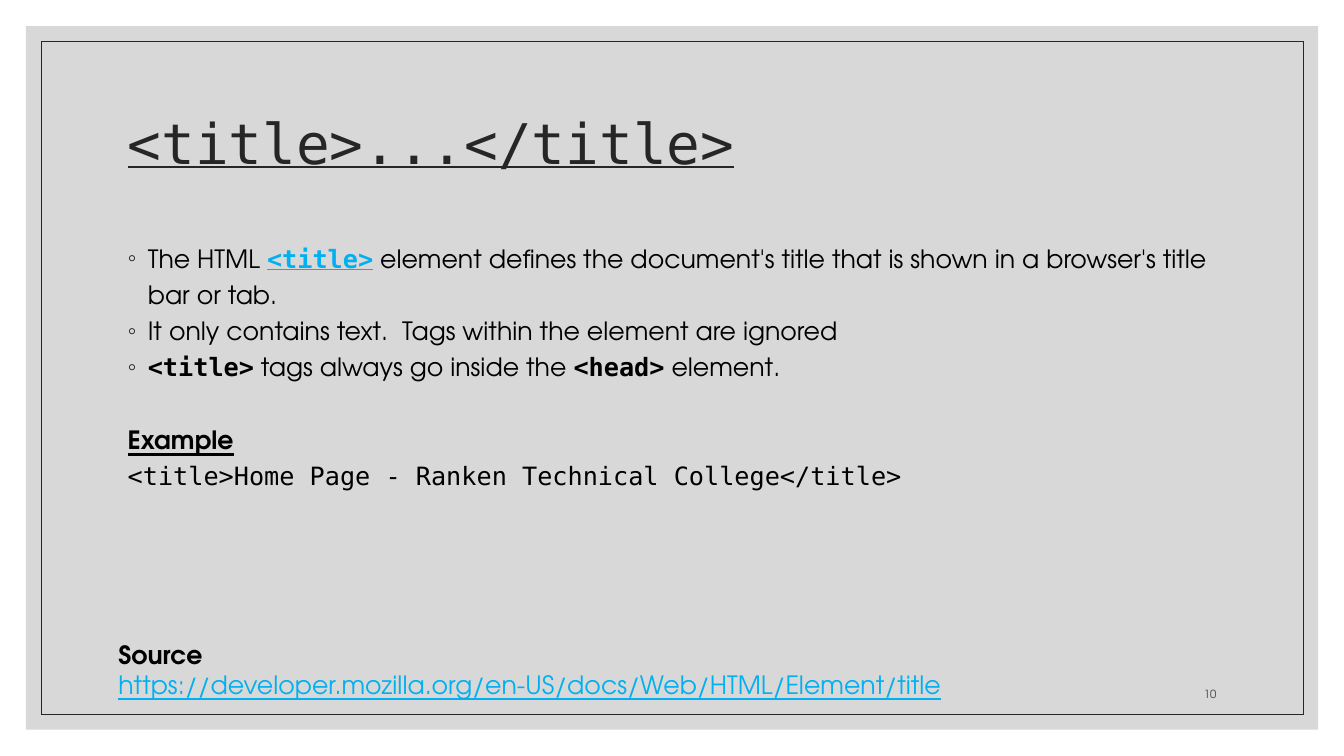
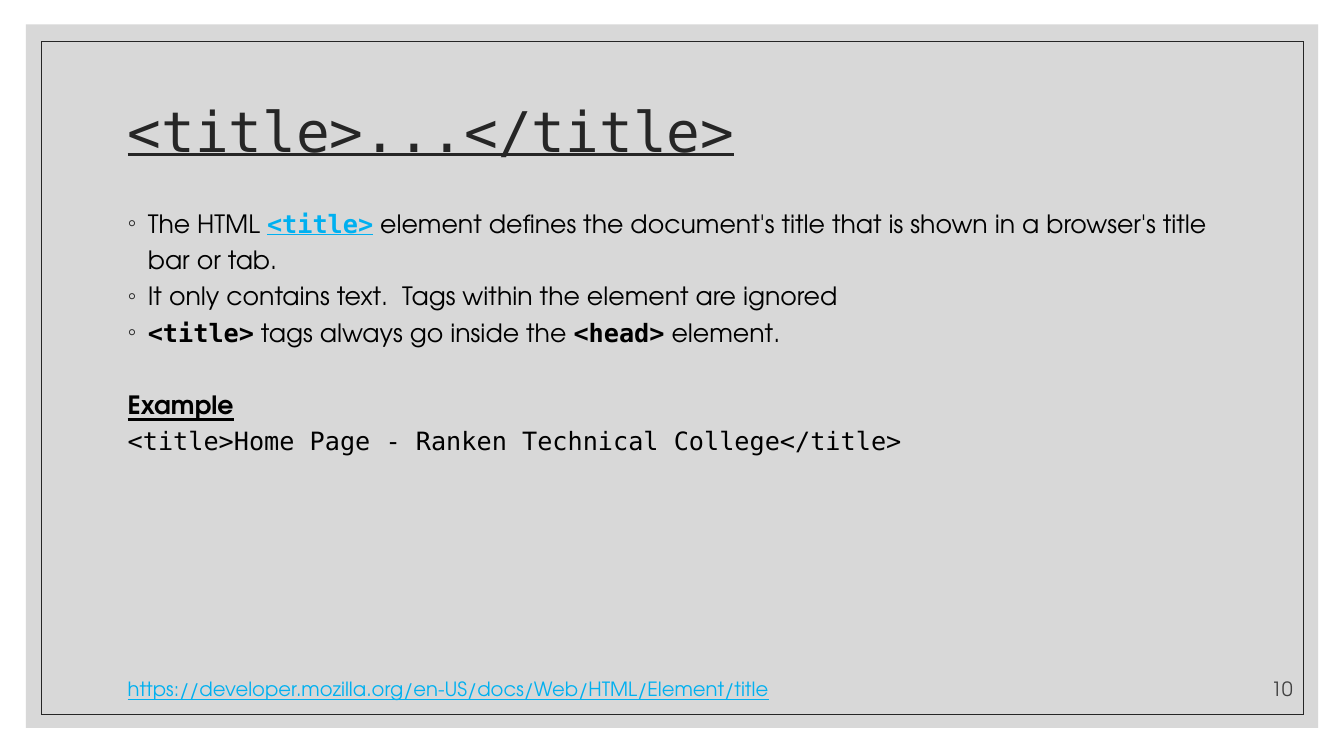
Before and after one commit to zackstotts/base-node-curriculum, a slide deck: slide 10 of unit_00/html_review/01 HTML.pptx. Drawn at 1344x756 pixels with LibreOffice and Linux fonts; fonts in the diff are those of the drawing. Boxes give left, top, right and bottom in pixels: in the first picture for what was removed or moved away, otherwise in the second. Text is boxed around its words. In the diff, an @@ line names an element or a change of style, - is before the commit and + after.

```diff
--- a/unit_00/html_review/01 HTML.pptx
+++ b/unit_00/html_review/01 HTML.pptx
@@ title "<title>...</title>": place and size @@
-title "<title>...</title>" at bbox=[128, 121, 734, 169]
+title "<title>...</title>" at bbox=[128, 109, 734, 157]
@@ text "The HTML <title> element defines ...": place and size @@
-text "The HTML <title> element defines ..." at bbox=[128, 247, 1207, 491]
+text "The HTML <title> element defines ..." at bbox=[128, 212, 1207, 456]
@@ text at bbox=[118, 645, 202, 665]: paragraph removed @@
-Source
@@ text "https://developer.mozilla.org/en-US/docs/Web/HTML/Element/ti ...": place and size @@
-text "https://developer.mozilla.org/en-US/docs/Web/HTML/Element/ti ..." at bbox=[118, 645, 940, 700]
+text "https://developer.mozilla.org/en-US/docs/Web/HTML/Element/ti ..." at bbox=[128, 681, 769, 701]
@@ text "https://developer.mozilla.org/en-US/docs/Web/HTML/Element/ti ..." at bbox=[128, 681, 769, 701]: size 18 to 14 pt; vertical alignment top to bottom @@
@@ page number: place and size @@
-page number at bbox=[1204, 689, 1216, 698]
+page number at bbox=[1271, 681, 1293, 696]
@@ page number at bbox=[1271, 681, 1293, 696]: size 8 to 14 pt @@
```
Also in this commit, not shown: 23 other slides changed.
